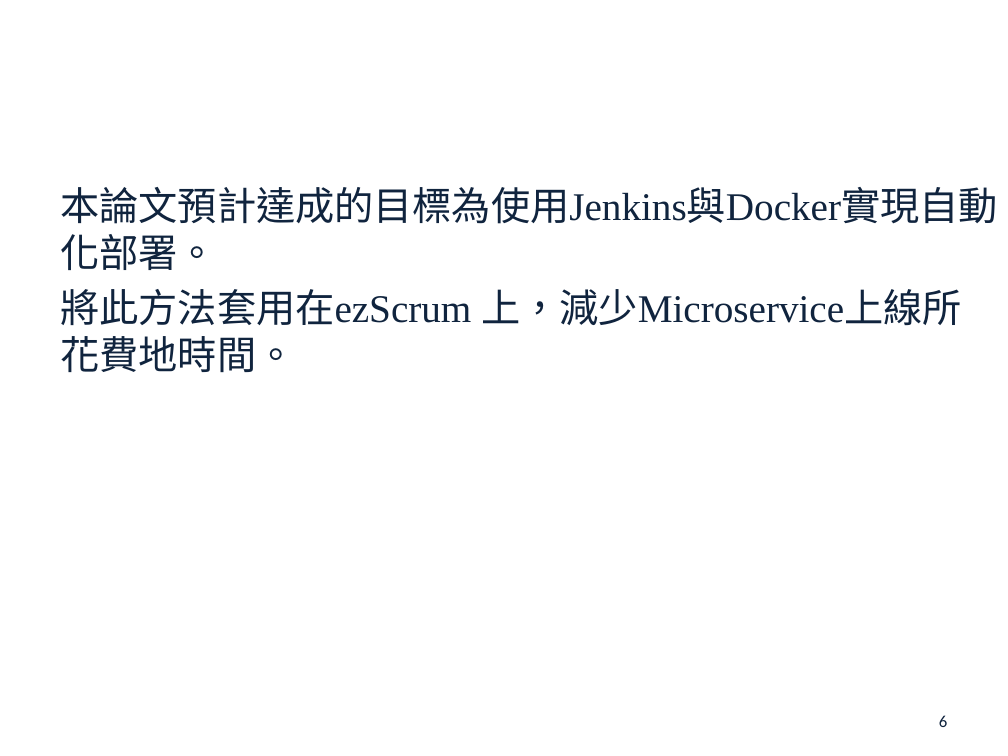
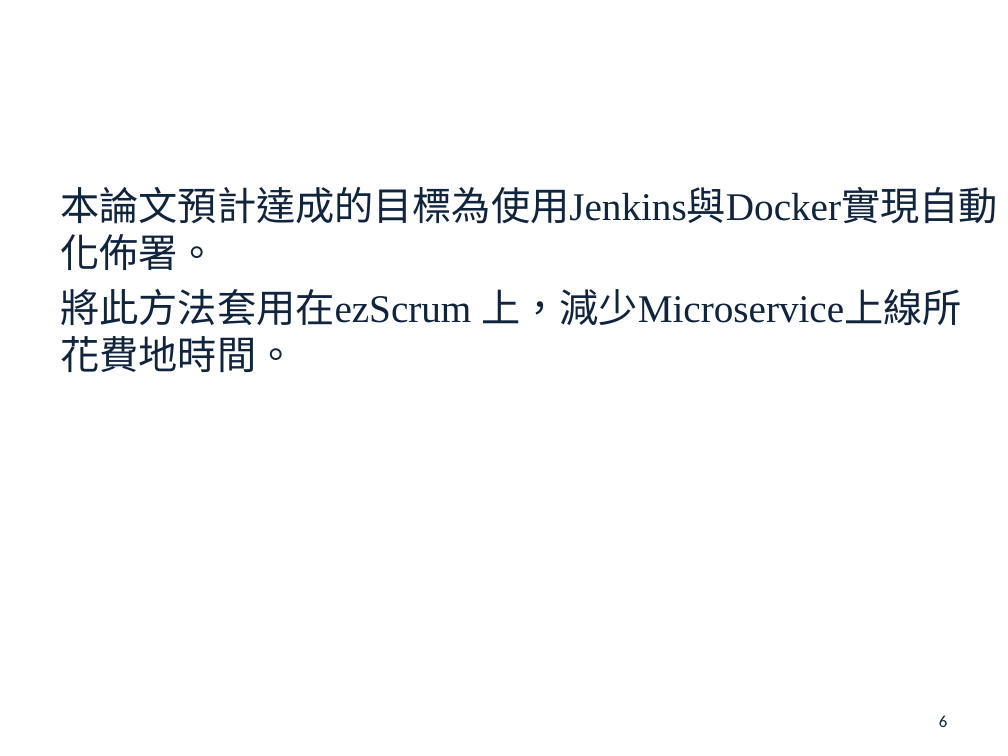
Before and after one commit to john78530/thesis, a slide deck: slide 6 of Oral.pptx. Drawn at 1008x756 pixels with LibreOffice and Linux fonts; fonts in the diff are those of the drawing; background and template pictures are left out. Boxes give left, top, right and bottom in pixels: in the first picture for what was removed or moved away, otherwise in the second. Text is boxed around its words. In the diff, an @@ line names an element or a change of style, - is before the commit and + after.

```diff
--- a/Oral.pptx
+++ b/Oral.pptx
@@ text at [60, 187, 997, 270]: text changed @@
-本論文預計達成的目標為使用Jenkins與Docker實現自動化部署。
+本論文預計達成的目標為使用Jenkins與Docker實現自動化佈署。
```
Also in this commit, not shown: 8 other slides changed, 1 slide removed.
